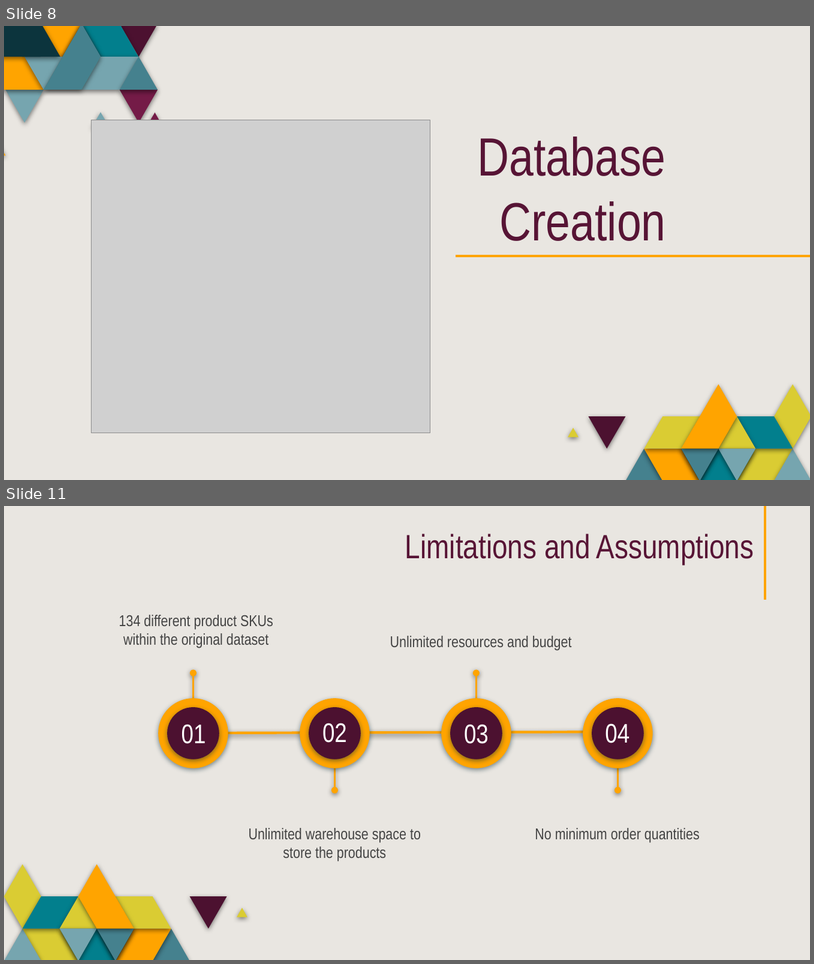
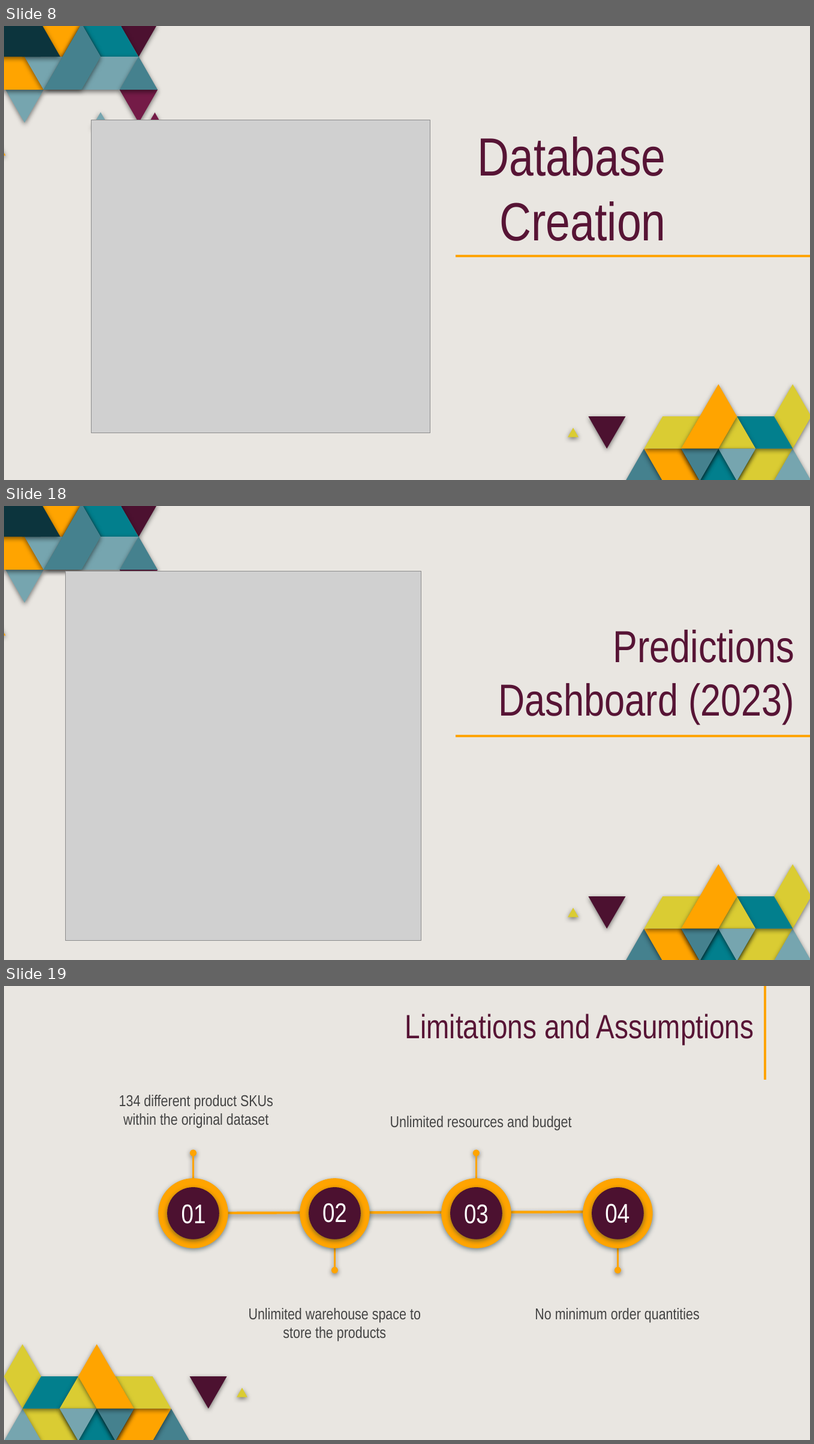
Before and after one commit to saraparveen26/Sales-Volume-Forecasting, a slide deck: Project_Presentation/PowerPoint Presentation1.pptx. Shown one above the other, each under a label of ours: slides 8 and 11 before the commit, slides 8, 18 and 19 after it; the slides between them are not shown. The pictures are 814x964 and 814x1444 pixels, drawn with LibreOffice and Linux fonts; fonts in the diff are those of the drawing; grey boxes stand for pictures. Boxes give left, top, right and bottom in pixels: in the first picture for what was removed or moved away, otherwise in the second. Text is boxed around its words. In the diff, an @@ line names an element or a change of style, - is before the commit and + after.

Commit message:
slides updated + images added

```diff
--- a/Project_Presentation/PowerPoint Presentation1.pptx
+++ b/Project_Presentation/PowerPoint Presentation1.pptx
@@ slide 18 added at bbox=[4, 506, 810, 960], background #E9E6E1; not listed: 37 template elements that a slide beside it also shows @@
@@ picture added at bbox=[65, 571, 422, 940] @@
@@ title added at bbox=[499, 630, 795, 724], 40 pt, text #571435 @@
+Predictions Dashboard (2023)
@@ what was slide 11 is now slide 19 @@
```
Also in this commit, not shown: 1 slide changed, 8 other slides added, 1 slide removed, 17 other files.
